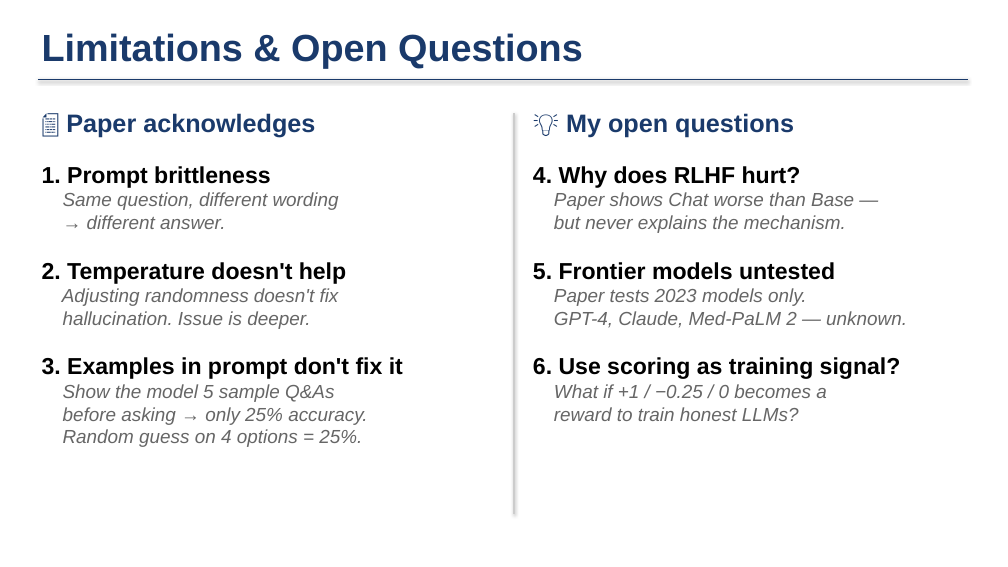
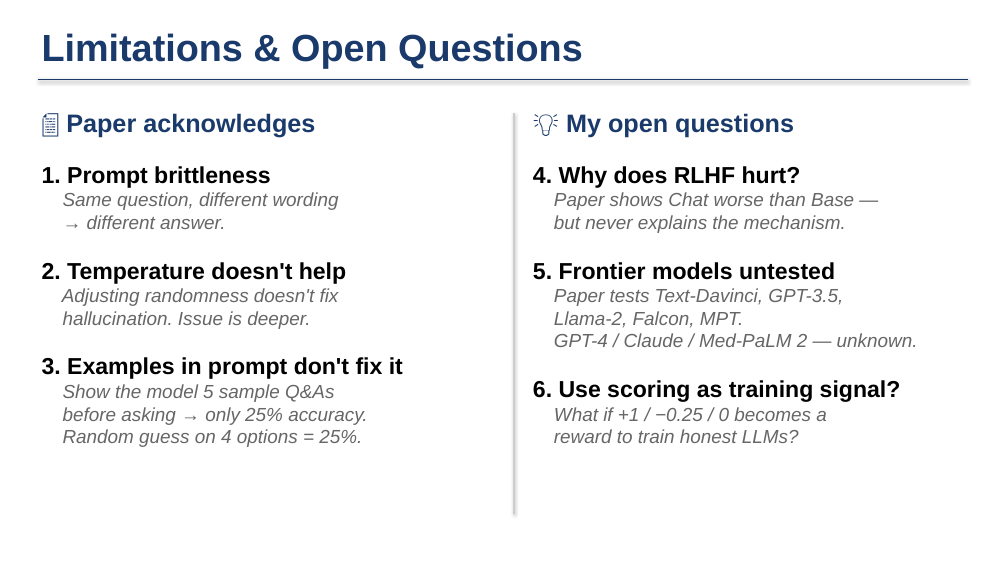
Before and after one commit to j-a-v-e-n/knowledge-vault, a slide deck: slide 6 of MyBrain/notes/ucsd/Spring 2026/ECE284/MedHALT_Slides_9_to_15.pptx. Drawn at 1008x567 pixels with LibreOffice and Linux fonts; fonts in the diff are those of the drawing. Boxes give left, top, right and bottom in pixels: in the first picture for what was removed or moved away, otherwise in the second. Text is boxed around its words. In the diff, an @@ line names an element or a change of style, - is before the commit and + after.

```diff
--- a/MyBrain/notes/ucsd/Spring 2026/ECE284/MedHALT_Slides_9_to_15.pptx
+++ b/MyBrain/notes/ucsd/Spring 2026/ECE284/MedHALT_Slides_9_to_15.pptx
@@ text at [554,288,918,347]: text changed @@
-Paper tests 2023 models only.
-GPT-4, Claude, Med-PaLM 2 — unknown.
+Paper tests Text-Davinci, GPT-3.5,
+Llama-2, Falcon, MPT.
+GPT-4 / Claude / Med-PaLM 2 — unknown.
```
Also in this commit, not shown: 2 other files.
